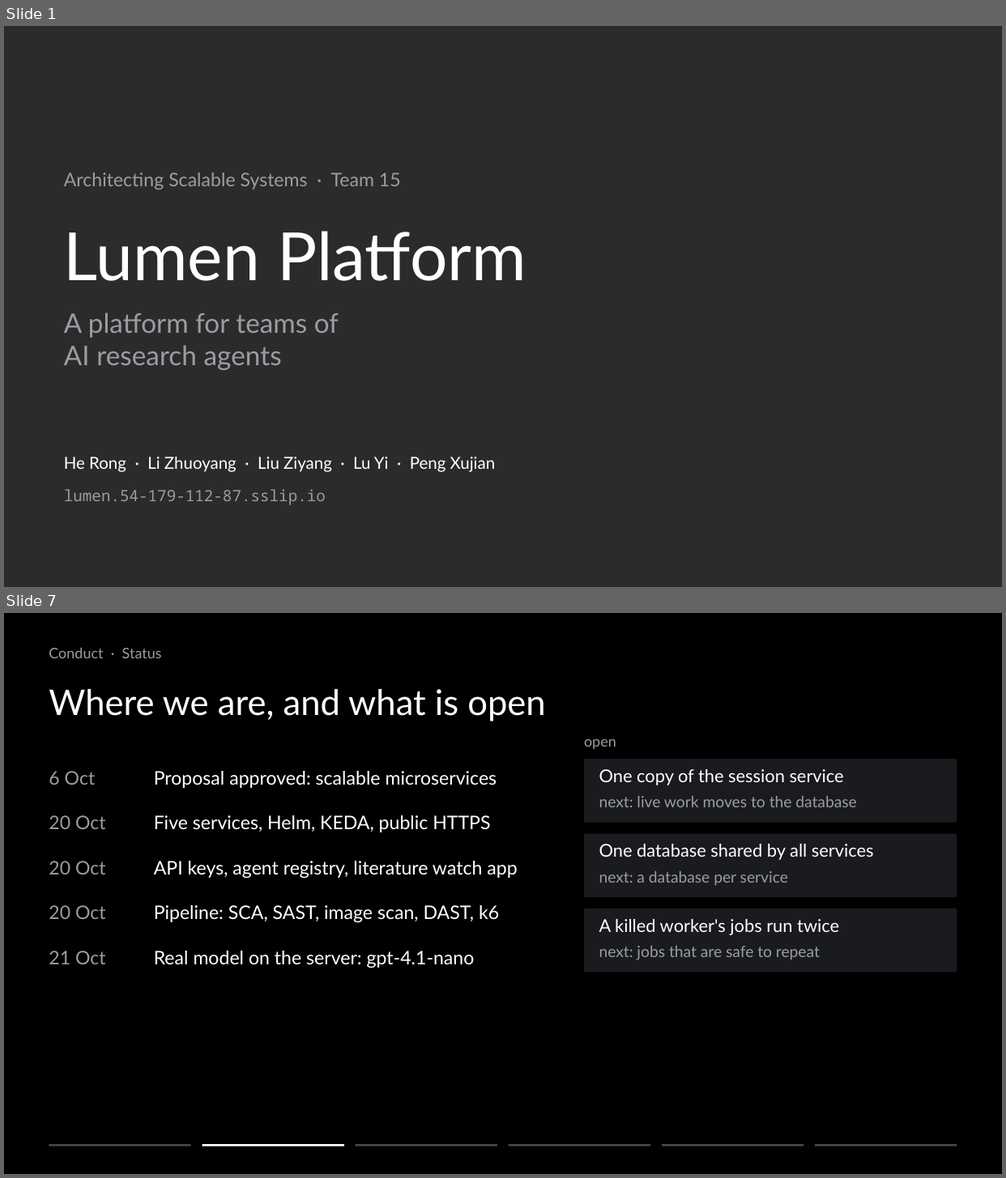
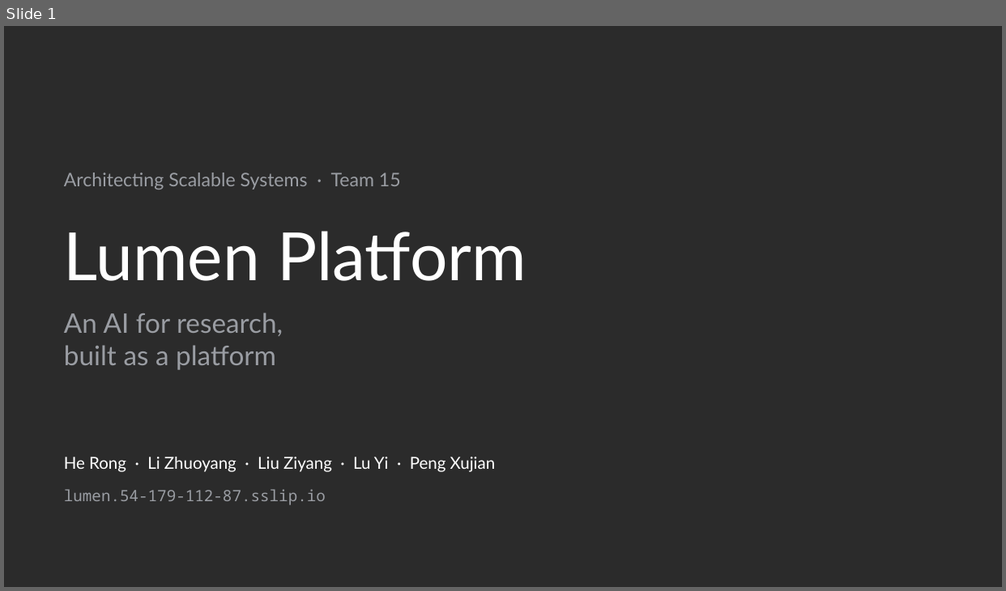
Before and after one commit to ziyangliu-666/lumen-next, a slide deck: docs/platform/slides/out/Team15-Lumen-Platform.pptx. Shown one above the other, each under a label of ours: slides 1 and 7 before the commit, slide 1 after it; the slides between them are not shown. The pictures are 1006x1178 and 1006x591 pixels, drawn with LibreOffice and Linux fonts; fonts in the diff are those of the drawing; background and template pictures are left out; a plain dark background stands for a picture behind light text. Boxes give left, top, right and bottom in pixels: in the first picture for what was removed or moved away, otherwise in the second. Text is boxed around its words. In the diff, an @@ line names an element or a change of style, - is before the commit and + after.

```diff
--- a/docs/platform/slides/out/Team15-Lumen-Platform.pptx
+++ b/docs/platform/slides/out/Team15-Lumen-Platform.pptx
@@ slide 7 removed at [4,613,1002,1174], background #000000 @@
@@ text removed at [49,648,162,658] @@
-Conduct · Status
@@ text removed at [49,689,545,722] @@
-Where we are, and what is open
@@ text removed at [584,739,616,749] @@
-open
@@ text removed at [49,771,96,785] @@
-6 Oct
@@ text removed at [154,771,497,788] @@
-Proposal approved: scalable microservices
@@ rectangle removed at [584,759,957,823] @@
@@ text removed at [599,769,844,786] @@
-One copy of the session service
@@ text removed at [599,796,856,807] @@
-next: live work moves to the database
@@ text removed at [49,815,106,829] @@
-20 Oct
@@ text removed at [154,815,490,833] @@
-Five services, Helm, KEDA, public HTTPS
@@ rectangle removed at [584,834,957,897] @@
@@ text removed at [599,844,874,860] @@
-One database shared by all services
@@ text removed at [49,861,106,875] @@
-20 Oct
@@ text removed at [154,861,517,879] @@
-API keys, agent registry, literature watch app
@@ text removed at [599,871,788,886] @@
-next: a database per service
@@ text removed at [49,905,106,919] @@
-20 Oct
@@ text removed at [154,905,499,923] @@
-Pipeline: SCA, SAST, image scan, DAST, k6
@@ rectangle removed at [584,909,957,973] @@
@@ text removed at [599,919,839,935] @@
-A killed worker's jobs run twice
@@ text removed at [49,951,106,965] @@
-21 Oct
@@ text removed at [154,951,475,969] @@
-Real model on the server: gpt-4.1-nano
@@ text removed at [599,946,820,960] @@
-next: jobs that are safe to repeat
@@ rectangle removed at [49,1144,191,1147] @@
@@ rectangle removed at [202,1144,345,1147] @@
@@ rectangle removed at [355,1144,497,1147] @@
@@ rectangle removed at [509,1144,651,1147] @@
@@ rectangle removed at [662,1144,804,1147] @@
@@ rectangle removed at [815,1144,957,1147] @@
@@ slide 1 changed as well @@
@@ text at [64,313,283,370]: text changed @@
-A platform for teams of
-AI research agents
+An AI for research,
+built as a platform
```
Also in this commit, not shown: 13 other slides changed, 1 slide added, 13 other slides removed, 11 other files.
